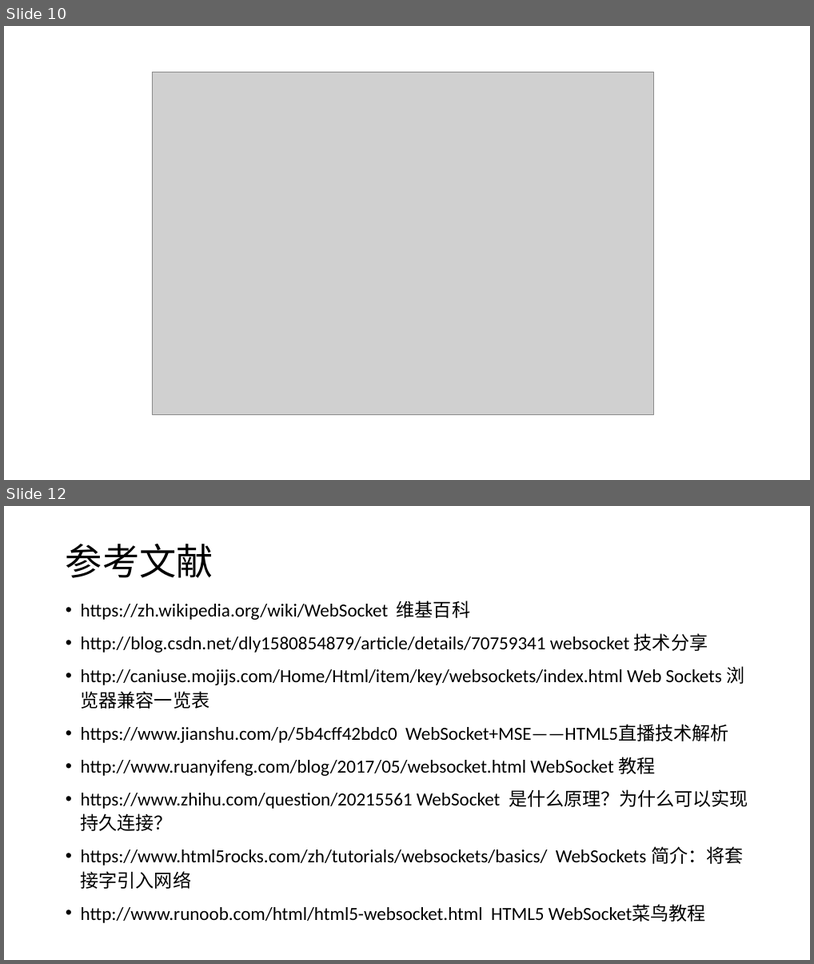
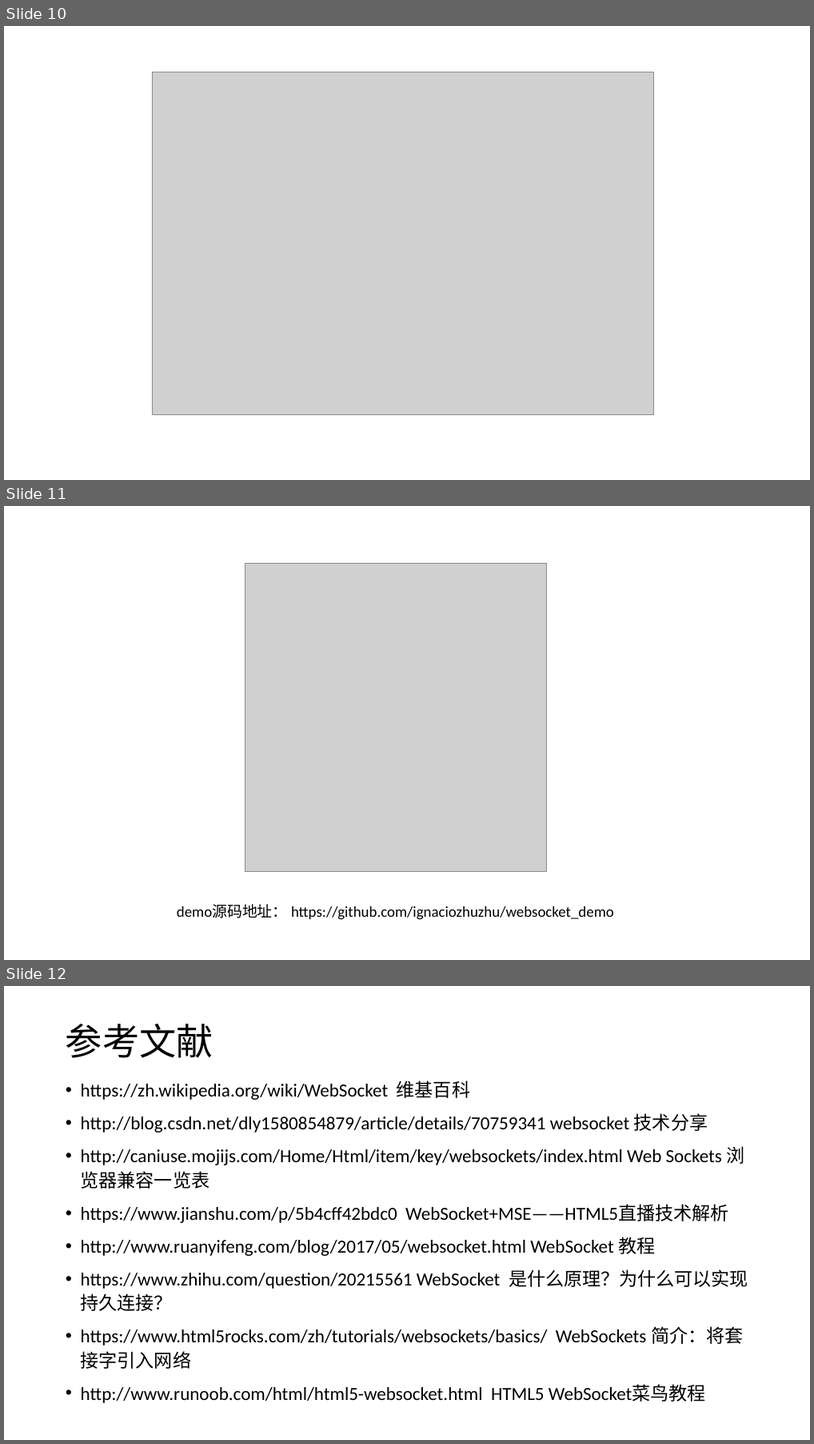
Before and after one commit to ignaciozhuzhu/websocket_demo, a slide deck: ppt/WebSockets分享.pptx. Shown one above the other, each under a label of ours: slides 10 and 12 before the commit, slides 10, 11 and 12 after it; the slides between them are not shown. The pictures are 814x964 and 814x1444 pixels, drawn with LibreOffice and Linux fonts; fonts in the diff are those of the drawing; grey boxes stand for pictures. Boxes give left, top, right and bottom in pixels: in the first picture for what was removed or moved away, otherwise in the second. Text is boxed around its words. In the diff, an @@ line names an element or a change of style, - is before the commit and + after.

Commit message:
ppt modify

```diff
--- a/ppt/WebSockets分享.pptx
+++ b/ppt/WebSockets分享.pptx
@@ slide 11 added at [4,506,810,960], background #FFFFFF @@
@@ picture added at [245,563,546,872] @@
@@ text added at [177,904,614,920], 18 pt, text #000000 @@
+demo源码地址： https://github.com/ignaciozhuzhu/websocket_demo
```
Also in this commit, not shown: 1 slide removed.
